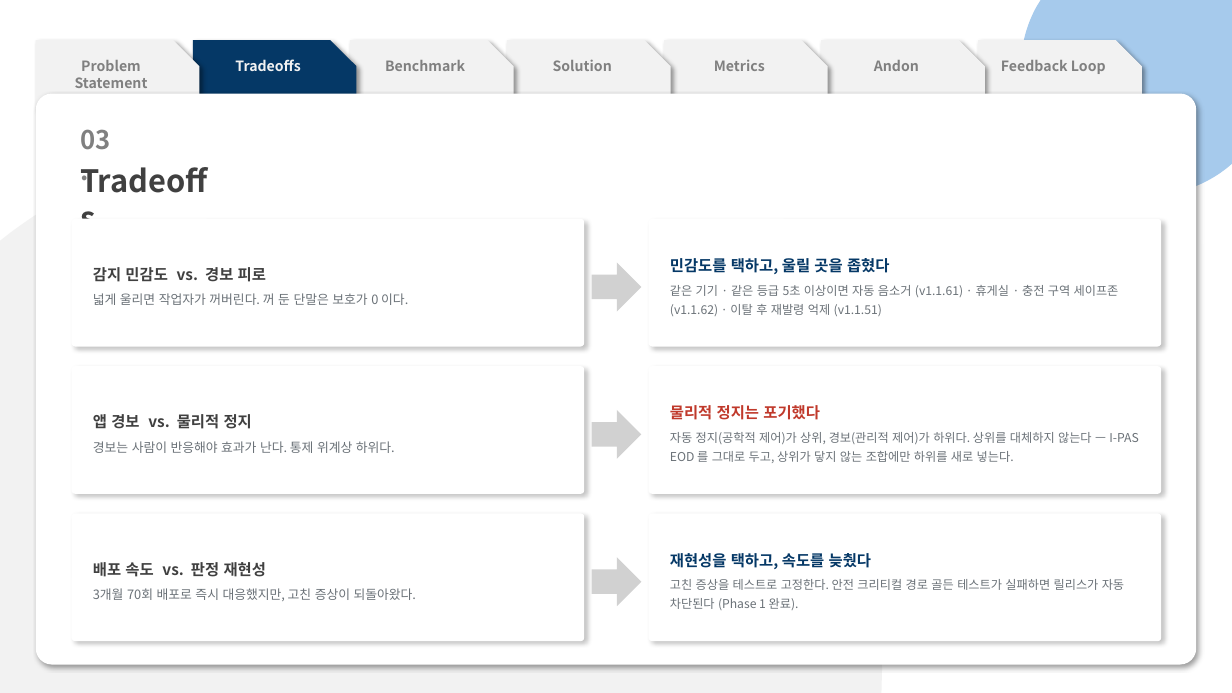
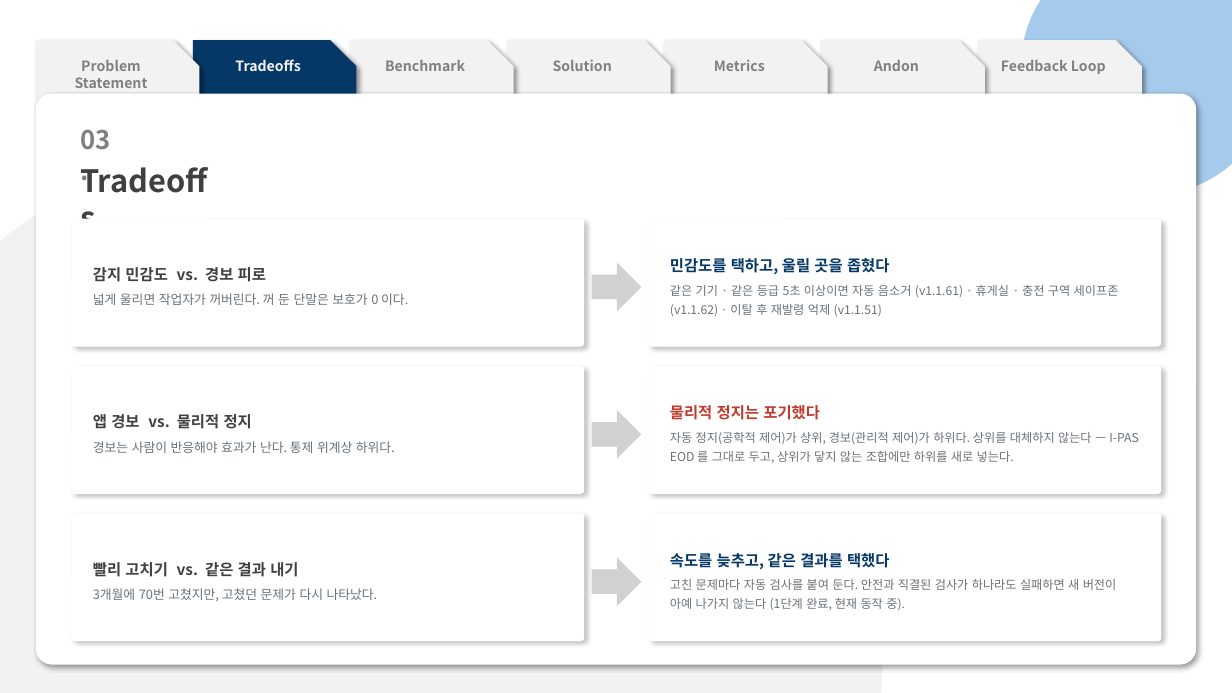
Before and after one commit to pslymzero-cyber/SafeAlert, a slide deck: slide 7 of docs/presentation/contest/SafeAlert_CouSolve_Contest.pptx. Drawn at 1232x693 pixels with LibreOffice and Linux fonts; fonts in the diff are those of the drawing. Boxes give left, top, right and bottom in pixels: in the first picture for what was removed or moved away, otherwise in the second. Text is boxed around its words. In the diff, an @@ line names an element or a change of style, - is before the commit and + after.

```diff
--- a/docs/presentation/contest/SafeAlert_CouSolve_Contest.pptx
+++ b/docs/presentation/contest/SafeAlert_CouSolve_Contest.pptx
@@ text in rounded rectangle at (x1=93, y1=562, x2=378, y2=601): text changed @@
-배포 속도 vs. 판정 재현성
-3개월 70회 배포로 즉시 대응했지만, 고친 증상이 되돌아왔다.
+빨리 고치기 vs. 같은 결과 내기
+3개월에 70번 고쳤지만, 고쳤던 문제가 다시 나타났다.
@@ text in rounded rectangle at (x1=670, y1=553, x2=1117, y2=610): text changed @@
-재현성을 택하고, 속도를 늦췄다
-고친 증상을 테스트로 고정한다. 안전 크리티컬 경로 골든 테스트가 실패하면 릴리스가 자동 차단된다 (Phase 1 완료).
+속도를 늦추고, 같은 결과를 택했다
+고친 문제마다 자동 검사를 붙여 둔다. 안전과 직결된 검사가 하나라도 실패하면 새 버전이 아예 나가지 않는다 (1단계 완료, 현재 동작 중).
```
Also in this commit, not shown: 13 other slides changed, 2 other files.
